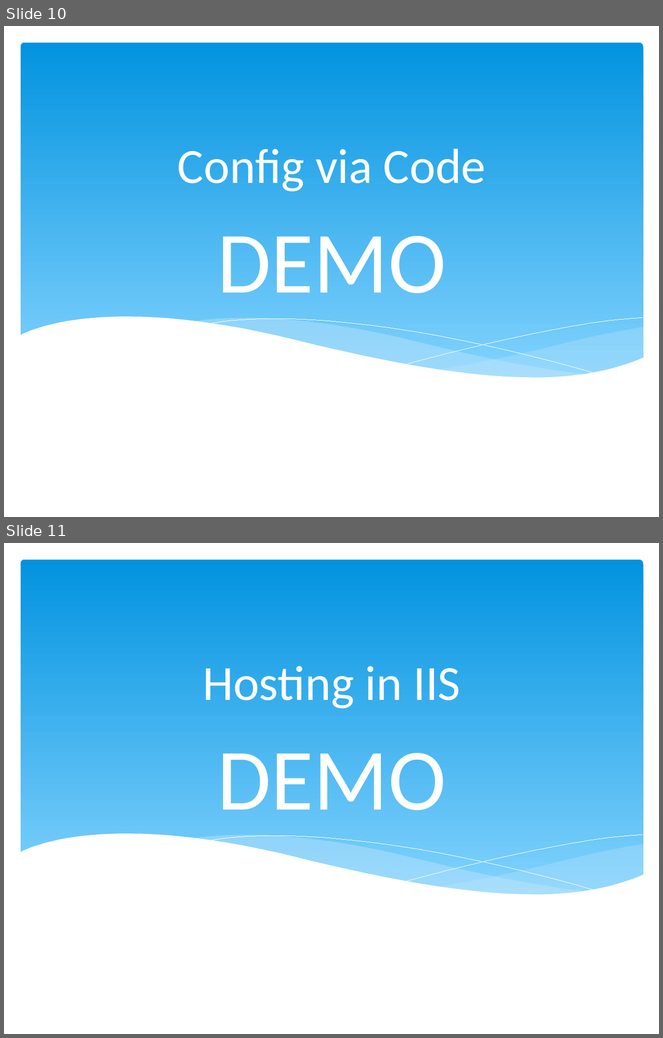
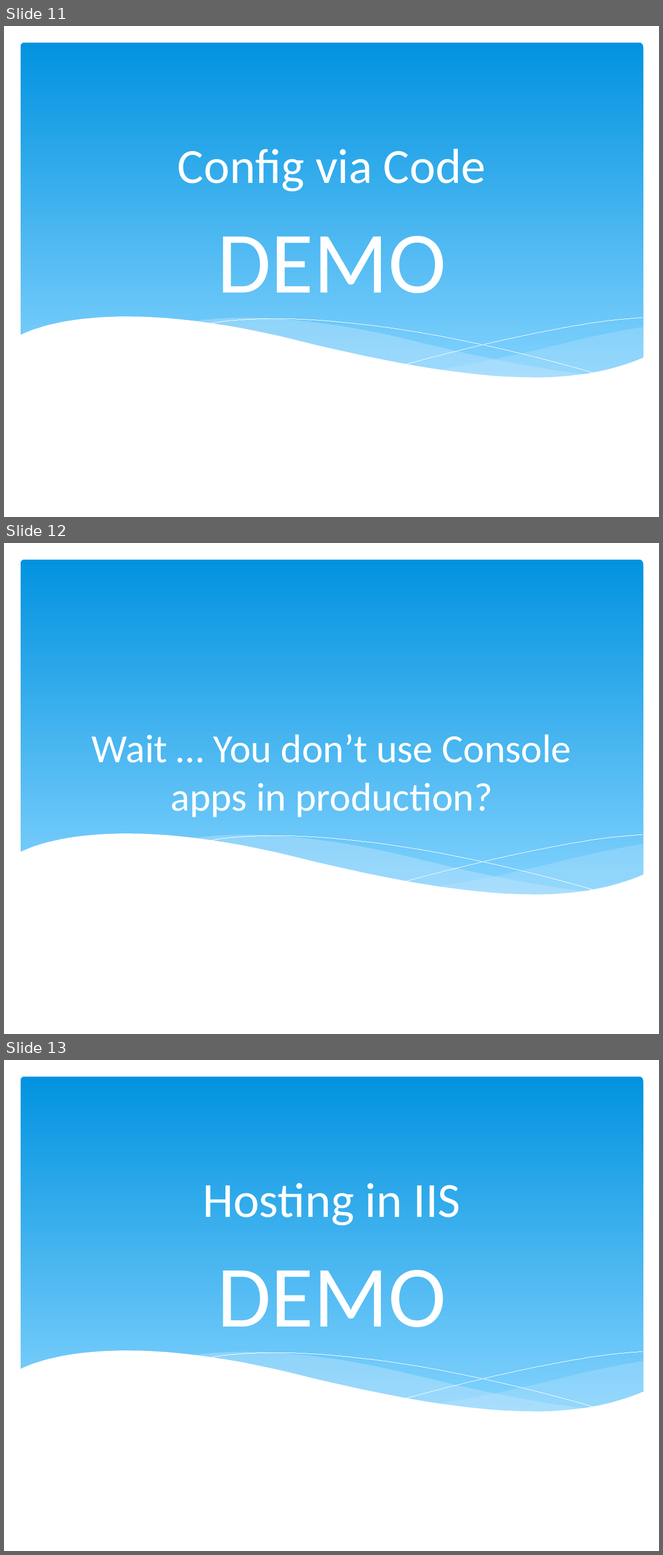
Before and after one commit to trayburn/Presentations.WcfTopics, a slide deck: Designing WCF Services.pptx. Shown one above the other, each under a label of ours: slides 10 and 11 before the commit, slides 11, 12 and 13 after it. The pictures are 663x1038 and 663x1555 pixels, drawn with LibreOffice and Linux fonts; fonts in the diff are those of the drawing; background and template pictures are left out. Boxes give left, top, right and bottom in pixels: in the first picture for what was removed or moved away, otherwise in the second. Text is boxed around its words. In the diff, an @@ line names an element or a change of style, - is before the commit and + after.

```diff
--- a/Designing WCF Services.pptx
+++ b/Designing WCF Services.pptx
@@ slide 12 added at <box>4,543,659,1034</box>, background #FFFFFF; not listed: 6 template elements that a slide beside it also shows @@
@@ title added at <box>91,734,572,818</box>, 44 pt, text #FFFFFF @@
+Wait … You don’t use Console apps in production?
@@ what was slide 10 is now slide 11 @@
@@ what was slide 11 is now slide 13 @@
```
Also in this commit, not shown: 4 other slides added.
